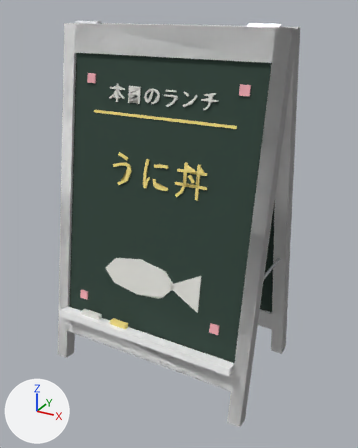
Two versions of the glTF model uminagi-assets/glb/a_frame_sign.glb, one commit apart.
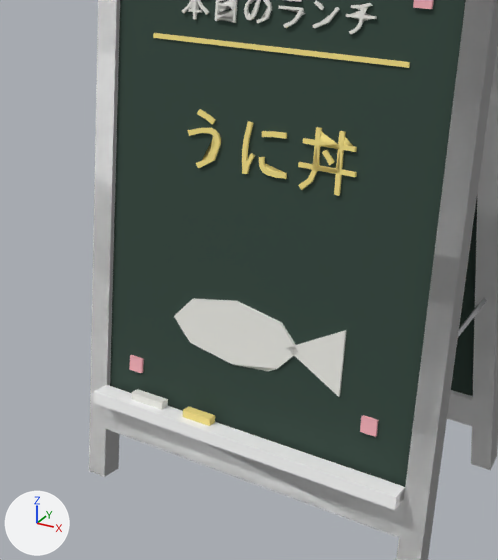
There are two pictures of each version: one whole from a 50 mm camera at (0.621, -1.091, 0.979) aimed at (0.024, -0.005, 0.436), one close up on the part from 2% to 80% of the width and 20% to 90% of the height. The lights are fixed; the arrows at lower left show +X, +Y and +Z. The last two pictures show the newer version. Where no turn or scale is listed for an object, it has been applied to the vertices. Vertices at exactly the same position are counted once.

Names of what the first close-up shows: 'a_frame_sign_body', 'a_frame_sign_lod1'.
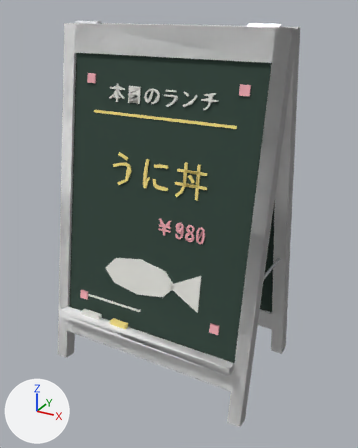
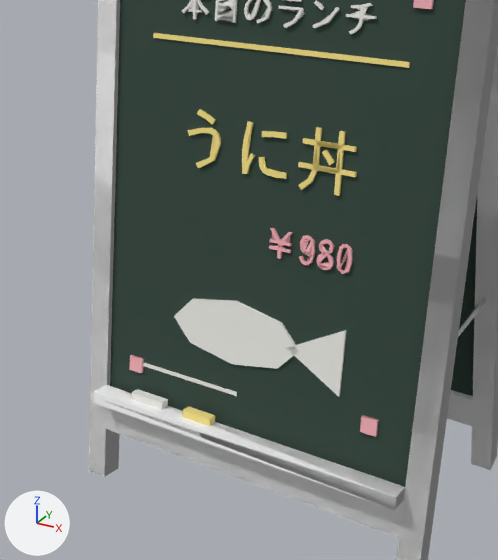
Location of each change, (x1, y1, x2, y2) in pixels of the close-ups (498 x 560 px; the box of a moved part takes in the faces that stretch with it):
part 1 of me_a_frame_sign_body, added: after (143, 362, 237, 396)
part 2 of me_a_frame_sign_body, added: after (317, 239, 334, 270)
part 3 of me_a_frame_sign_body, added: after (299, 235, 315, 265)
part 4 of me_a_frame_sign_body, added: after (269, 228, 293, 259)
part 5 of me_a_frame_sign_body, added: after (337, 244, 353, 274)
part 6 of me_a_frame_sign_lod1, added: after (319, 239, 335, 270)
part 7 of me_a_frame_sign_lod1, added: after (336, 244, 353, 274)
part 8 of me_a_frame_sign_lod1, added: after (302, 236, 315, 266)
part 9 of me_a_frame_sign_lod1, added: after (271, 233, 290, 249)
part 10 of me_a_frame_sign_lod1, moved or reshaped: before (202, 0, 405, 503); after (103, 0, 405, 510)

The change, as a diff of the scene's bpy script:
```diff
--- a/uminagi-assets/glb/a_frame_sign.glb.py
+++ b/uminagi-assets/glb/a_frame_sign.glb.py
@@ me_a_frame_sign_body @@
 # used by ob_a_frame_sign_body; location = (0.0, 0.0, 0.0)
-me_a_frame_sign_body.from_pydata(...)  # 878 vertices, 1572 faces; spans x -0.3..0.3, y -0.194..0.194, z -0.003..0.945
+me_a_frame_sign_body.from_pydata(...)  # 1162 vertices, 2140 faces; spans x -0.3..0.3, y -0.194..0.194, z -0.003..0.945
+# me_a_frame_sign_body part 1: the loose piece of 8 vertices spanning x -0.222..-0.198, y -0.15..-0.14, z 0.207..0.231 is copied, and the copy is scaled about its middle by (8.33, 0.227, 0.25), then moved by (0.09, 0.001, 0.003), in mat_st_chalk_white (white #edede7); it spans x -0.22..-0.02, y -0.144..-0.142, z 0.219..0.225
+# me_a_frame_sign_body part 2: a new loose piece of 112 vertices spanning x 0.097..0.121, y -0.109..-0.097, z 0.445..0.488, in mat_st_chalk_pink (pink #f9b3bc)
+# me_a_frame_sign_body part 3: a new loose piece of 74 vertices spanning x 0.069..0.092, y -0.109..-0.097, z 0.445..0.488, in mat_st_chalk_pink (pink #f9b3bc)
+# me_a_frame_sign_body part 4: a new loose piece of 46 vertices spanning x 0.019..0.054, y -0.108..-0.098, z 0.446..0.487, in mat_st_chalk_pink (pink #f9b3bc)
+# me_a_frame_sign_body part 5: a new loose piece of 44 vertices spanning x 0.127..0.149, y -0.109..-0.097, z 0.445..0.488, in mat_st_chalk_pink (pink #f9b3bc)
 me_a_frame_sign_body.materials.append(mat_wood)
@@ me_a_frame_sign_lod1 @@
 # used by ob_a_frame_sign_lod1; location = (0.0, 0.0, 0.0)
-me_a_frame_sign_lod1.from_pydata(...)  # 327 vertices, 452 faces; spans x -0.3..0.3, y -0.192..0.192, z -0.003..0.947
+me_a_frame_sign_lod1.from_pydata(...)  # 413 vertices, 625 faces; spans x -0.3..0.3, y -0.194..0.194, z -0.003..0.939
+# me_a_frame_sign_lod1 part 6: a new loose piece of 20 vertices spanning x 0.096..0.121, y -0.108..-0.097, z 0.446..0.488, in mat_st_chalk_pink (pink #f9b3bc)
+# me_a_frame_sign_lod1 part 7: a new loose piece of 14 vertices spanning x 0.128..0.149, y -0.108..-0.098, z 0.446..0.488, in mat_st_chalk_pink (pink #f9b3bc)
+# me_a_frame_sign_lod1 part 8: a new loose piece of 14 vertices spanning x 0.068..0.09, y -0.108..-0.098, z 0.444..0.486, in mat_st_chalk_pink (pink #f9b3bc)
+# me_a_frame_sign_lod1 part 9: a new loose piece of 13 vertices spanning x 0.02..0.053, y -0.107..-0.1, z 0.447..0.487, in mat_st_chalk_pink (pink #f9b3bc)
+# me_a_frame_sign_lod1 part 10
+# 27 vertices are removed from x -0.265..0.265, y -0.192..0.192, z 0.166..0.947
+# 100 faces are deleted
+# 1 vertex moves from x -0.028, y -0.075, z 0.629 to x -0.031, y -0.076, z 0.629
+# 52 vertices are added at x -0.265..0.265, y -0.194..0.194, z 0.156..0.937
+# 14 new faces join them, mat_wood (white #ffffff)
+# 16 new faces join them, mat_st_chalkboard (dark green #30453c)
+# 34 new faces join them, mat_st_chalk_white (white #edede7)
+# 68 new faces join them, mat_st_chalk_yellow (yellow #f9e589)
+# 11 new faces join them, mat_st_chalk_pink (pink #f9b3bc)
+# 4 new faces join them, mat_metal (light grey #c4c5c8)
+# other edits to the shape of me_a_frame_sign_lod1 do not show in these pictures
 me_a_frame_sign_lod1.materials.append(mat_wood)
```
